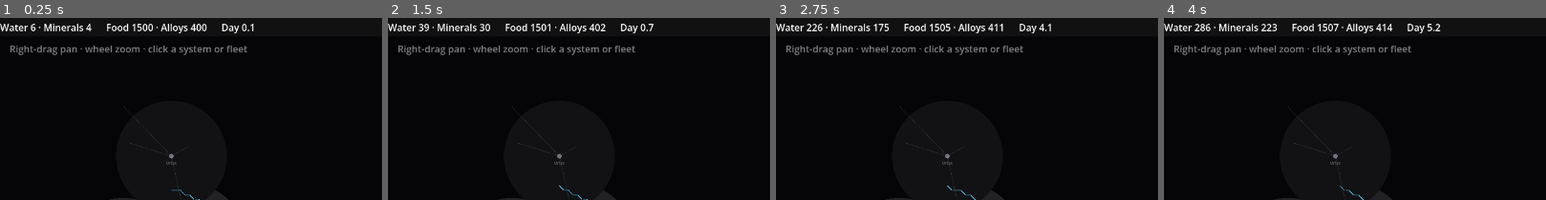
Above: before the commit, frames 1-4 (left to right).
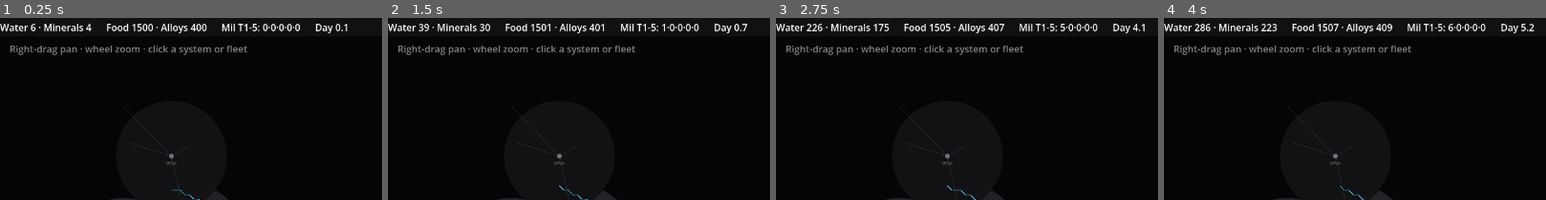
Above: after the commit, the same moments.

Repository: evyatarmitz/reach
Game: Godot game, scene res://game/main.tscn
Two runs of this game, one before a commit and one after it. Both use one fixed random seed, a clock stepped at 60 frames per second and the inputs below.
Inputs:
- Up to frame 1 (0.25 s): no input
- Up to frame 2 (1.5 s): click "1x" at 0.5 s; click "3x" at 1.25 s
- Up to frame 3 (2.75 s): click "10x" at 2 s
- Up to frame 4 (4 s): click "1x" at 2.75 s; click "3x" at 3.5 s
The pictures show only the part of the screen within x 0-50%, y 0-50%; the shares and areas given below are measured in that part.

The runs differ from the first frame. In frame 1, 0.7% of the frame differs, in the area x 58-91%, y 3-9%; in frame 2, 0.7%; in frame 3, 0.8%; in frame 4, 0.8%, in the area x 57-97%, y 3-9%.

Commit message:
0.23.0 - tiered military resources (T1-5 refining chain, pop cutoffs)
- Empire gains nat[5]: national military resources for ship tiers 1-5. Refining
  chain in established cities: tier 1 from alloys, each higher tier from the one
  below, each gated by a population cutoff (100/400/900/1600/2500) so higher
  tiers need bigger cities. A maxed city feeds the chain all the way to tier 5;
  small cities only make tier 1, so a resource MIX rewards spreading cities.
- Top bar shows Mil T1-5. Ships (0.24.0) will spend these by tier.
- 83 tests (2 new): big city reaches tier 5, small city stays at tier 1.

Diff:
--- a/desktop/game/main.gd
+++ b/desktop/game/main.gd
@@ -44,6 +44,7 @@
 
 var raw_label: Label
 var goods_label: Label
+var mil_label: Label
 var day_label: Label
 var hint_label: Label
 var speed_buttons: Array[Button] = []
@@ -499,8 +500,9 @@
 
 	raw_label = Label.new()
 	goods_label = Label.new()
+	mil_label = Label.new()
 	day_label = Label.new()
-	for l in [raw_label, goods_label, day_label]:
+	for l in [raw_label, goods_label, mil_label, day_label]:
 		bar.add_child(l)
 
 	hint_label = Label.new()
@@ -629,6 +631,8 @@
 	var player: Empire = sim.empires[player_empire_id]
 	raw_label.text = "Water %.0f · Minerals %.0f" % [player.water, player.minerals]
 	goods_label.text = "Food %.0f · Alloys %.0f" % [player.food, player.alloys]
+	mil_label.text = "Mil T1-5: %.0f·%.0f·%.0f·%.0f·%.0f" % \
+		[player.nat[0], player.nat[1], player.nat[2], player.nat[3], player.nat[4]]
 	day_label.text = "Day %.1f" % sim.day
 	for i in speed_buttons.size():
 		speed_buttons[i].button_pressed = (i == speed_idx)
--- a/desktop/sim/constants.gd
+++ b/desktop/sim/constants.gd
@@ -92,6 +92,14 @@
 const FOOD_CONV_COEF := 0.05
 const ALLOY_CONV_COEF := 0.05
 
+# National MILITARY resources, one per ship tier (1-5). A refining chain: tier 1
+# is made from alloys, each higher tier from the one below it, and each tier is
+# gated by a city population cutoff (higher tiers need bigger cities — "more
+# resources for higher-tier production"). Ships of tier T cost the tier-T resource.
+const MIL_CUTOFF := [100.0, 400.0, 900.0, 1600.0, 2500.0]
+const MIL_COEF := 0.02
+const MIL_EXP := 0.8
+
 # Food demand: each pop eats this per day. The sign of the empire's end-of-tick
 # food balance decides population direction: surplus -> grow, exactly zero ->
 # steady, deficit -> shrink.
--- a/desktop/sim/empire.gd
+++ b/desktop/sim/empire.gd
@@ -16,3 +16,5 @@
 var minerals: float = SimConstants.START_MINERALS
 var food: float = SimConstants.START_FOOD
 var alloys: float = SimConstants.START_ALLOYS
+# National military resources, tiers 1-5 (index 0-4), refined in cities.
+var nat: Array[float] = [0.0, 0.0, 0.0, 0.0, 0.0]
--- a/desktop/sim/sim.gd
+++ b/desktop/sim/sim.gd
@@ -606,6 +606,21 @@
 		var alloy_made: float = minf(c.alloy_capacity() * dt_days, e.minerals)
 		e.minerals -= alloy_made
 		e.alloys += alloy_made
+		# Military refining chain: tier 1 from alloys, each higher tier from the
+		# one below, each gated by a city pop cutoff (cutoffs increase, so a
+		# too-small city stops the chain early).
+		var mil_cap := SimConstants.MIL_COEF \
+			* pow(c.population, SimConstants.MIL_EXP) * dt_days
+		for t in 5:
+			if c.population < SimConstants.MIL_CUTOFF[t]:
+				break
+			var avail: float = e.alloys if t == 0 else e.nat[t - 1]
+			var made: float = minf(mil_cap, avail)
+			if t == 0:
+				e.alloys -= made
+			else:
+				e.nat[t - 1] -= made
+			e.nat[t] += made
 
 	# 3. Food is empire-wide: the sign of the end-of-tick balance (food produced
 	#    this tick minus what the whole population eats) sets growth direction.
--- a/desktop/tests/run_tests.gd
+++ b/desktop/tests/run_tests.gd
@@ -62,6 +62,7 @@
 	_test_diminishing_returns()
 	_test_emigration()
 	_test_fleets()
+	_test_military_resources()
 	_test_determinism()
 	if failures == 0:
 		print("ALL TESTS PASSED")
@@ -573,6 +574,33 @@
 		"splitting halves a fleet's strength into a new fleet")
 
 
+func _test_military_resources() -> void:
+	# A big city refines the whole tier chain; a small one only tier 1.
+	var sim := Sim.new()
+	var e := sim.add_empire("M", Color.WHITE)
+	e.food = 1.0e12
+	e.alloys = 1.0e9   # ample input to the chain
+	var s := sim.add_system("S")
+	s.map_pos = Vector2.ZERO
+	sim.inject_colony(e.id, sim.add_planet(s.id, "big").id, 3000.0, true)
+	run_days(sim, 40.0)
+	# The chain feeds upward, so a maxed city ends holding the TOP tier (lower
+	# tiers get consumed to make the next) — that's the "spread cities for a mix"
+	# pressure. Just confirm it reached tier 5.
+	check(e.nat[4] > 0.0, "a city above the top cutoff refines all the way to tier 5")
+
+	var sim2 := Sim.new()
+	var e2 := sim2.add_empire("M2", Color.WHITE)
+	e2.food = 1.0e12
+	e2.alloys = 1.0e9
+	var s2 := sim2.add_system("S")
+	s2.map_pos = Vector2.ZERO
+	sim2.inject_colony(e2.id, sim2.add_planet(s2.id, "small").id, 150.0, true)
+	run_days(sim2, 40.0)
+	check(e2.nat[0] > 0.0 and e2.nat[1] == 0.0,
+		"a small city (below the tier-2 cutoff) refines only tier 1")
+
+
 func _test_determinism() -> void:
 	var a := Sim.new_demo()
 	var b := Sim.new_demo()
